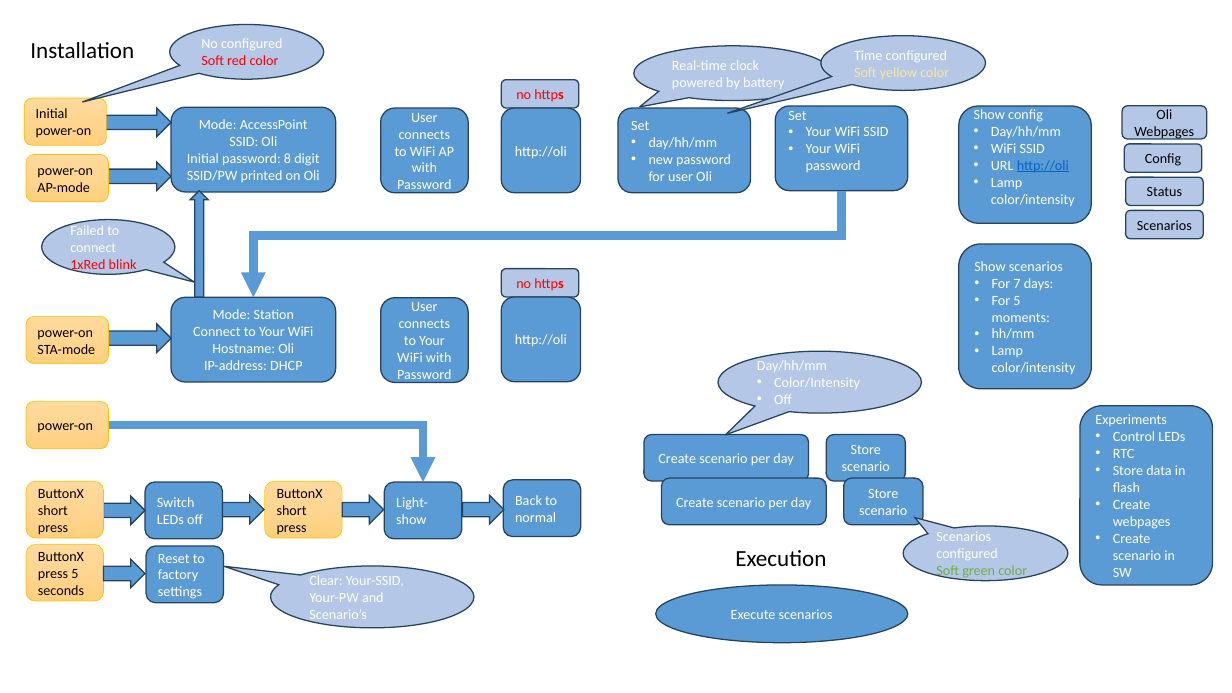
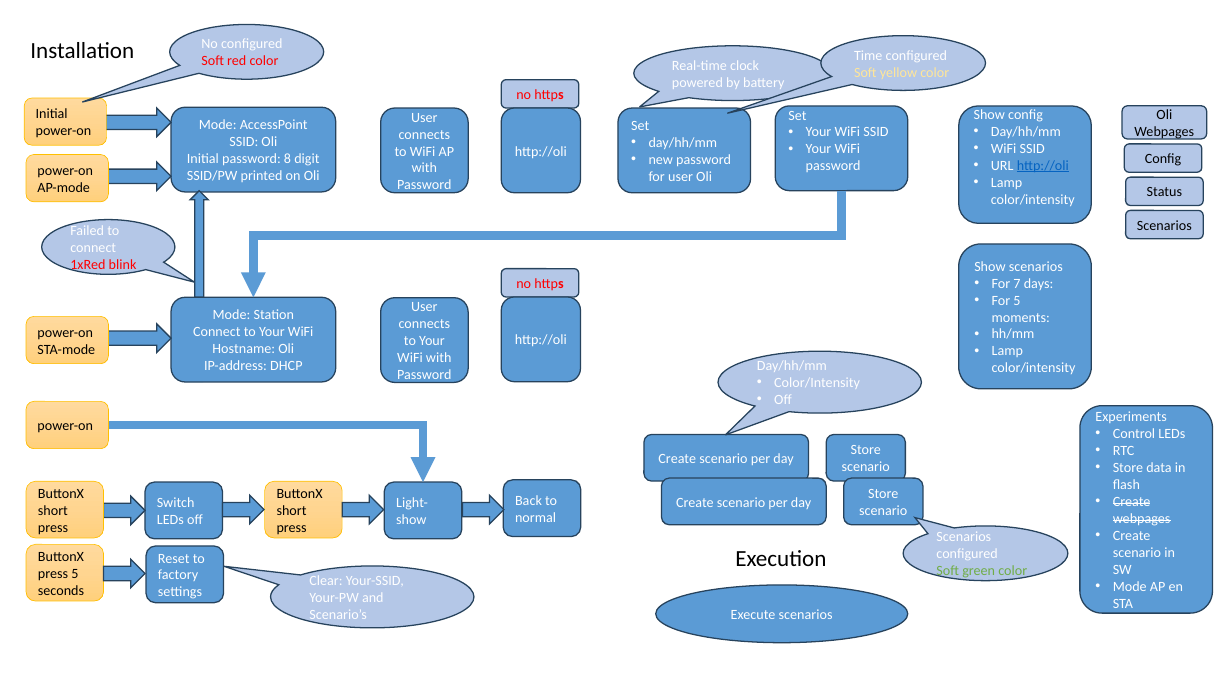
Before and after one commit to EJvdL/Oli, a slide deck: slide 1 of Oli.pptx. Drawn at 1232x693 pixels with LibreOffice and Linux fonts; fonts in the diff are those of the drawing. Boxes give left, top, right and bottom in pixels: in the first picture for what was removed or moved away, otherwise in the second. Text is boxed around its words. In the diff, an @@ line names an element or a change of style, - is before the commit and + after.

```diff
--- a/Oli.pptx
+++ b/Oli.pptx
@@ rounded rectangle "Experiments": place and size @@
-rounded rectangle "Experiments" at <box>1080,406,1214,585</box>
+rounded rectangle "Experiments" at <box>1080,406,1214,613</box>
@@ text in rounded rectangle at <box>1113,497,1171,526</box>: strikethrough on in "Create webpages" @@
@@ text in rounded rectangle at <box>1113,581,1183,608</box>: paragraph added @@
+• Mode AP en STA
```
Also in this commit, not shown: 12 other files.
